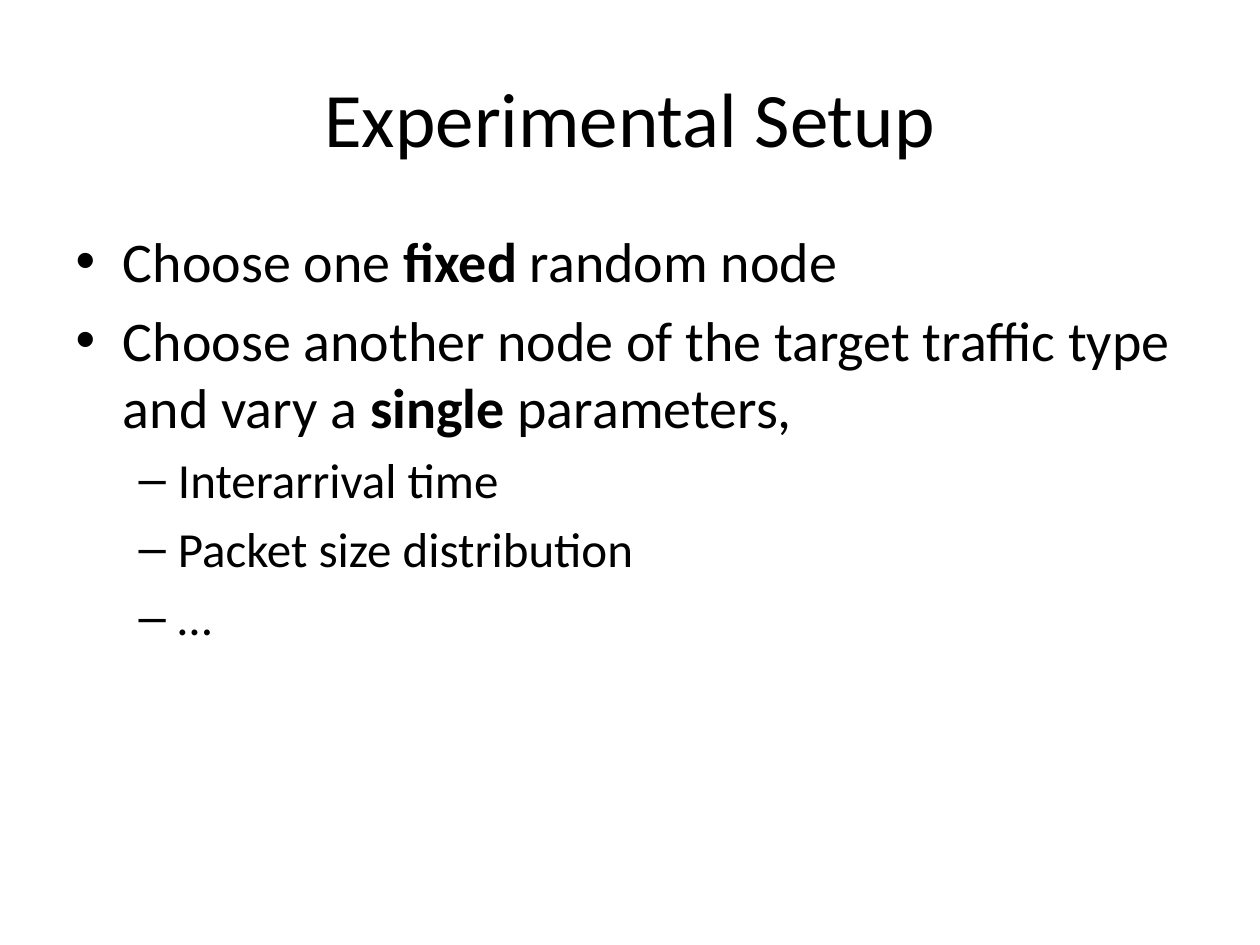
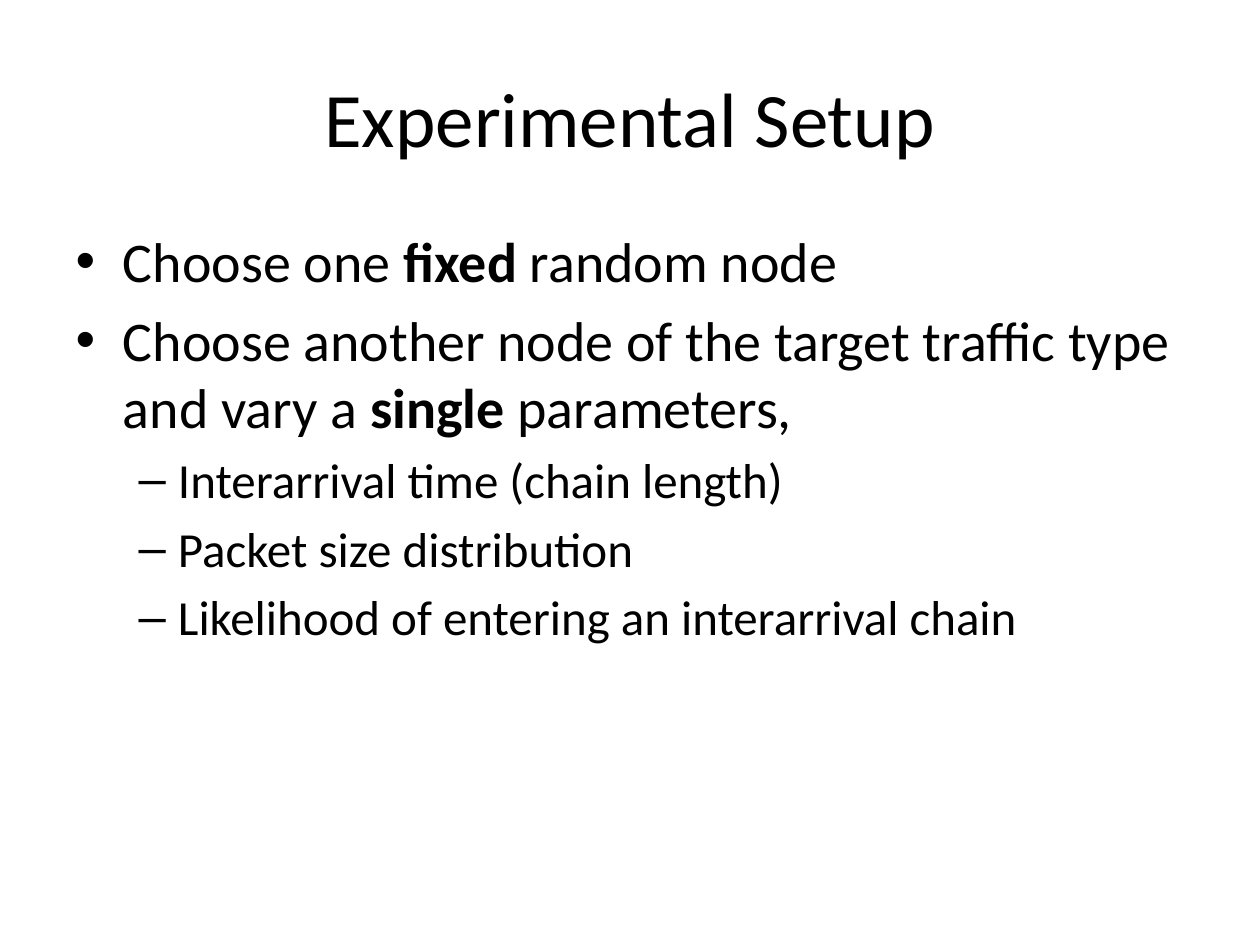
Before and after one commit to tamirh-uci/HeteroTrafficModels, a slide deck: slide 29 of presentation/slides.pptx. Drawn at 1260x945 pixels with LibreOffice and Linux fonts; fonts in the diff are those of the drawing. Boxes give left, top, right and bottom in pixels: in the first picture for what was removed or moved away, otherwise in the second. Text is boxed around its words. In the diff, an @@ line names an element or a change of style, - is before the commit and + after.

```diff
--- a/presentation/slides.pptx
+++ b/presentation/slides.pptx
@@ text at (x1=178, y1=462, x2=782, y2=507): text changed @@
-  – Interarrival time
+  – Interarrival time (chain length)
@@ text at (x1=178, y1=601, x2=1017, y2=644): text changed @@
-  – …
+  – Likelihood of entering an interarrival chain
```
Also in this commit, not shown: 10 other slides changed, 2 slides added, 2 slides removed.
